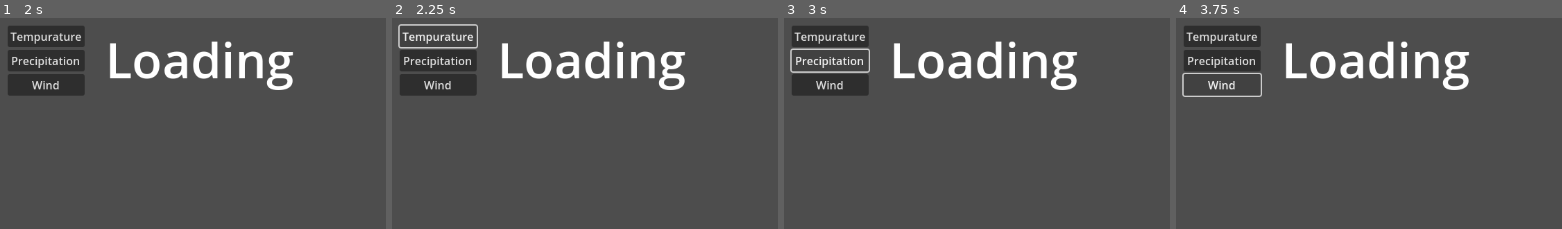
Above: before the commit, frames 1-4 (left to right).
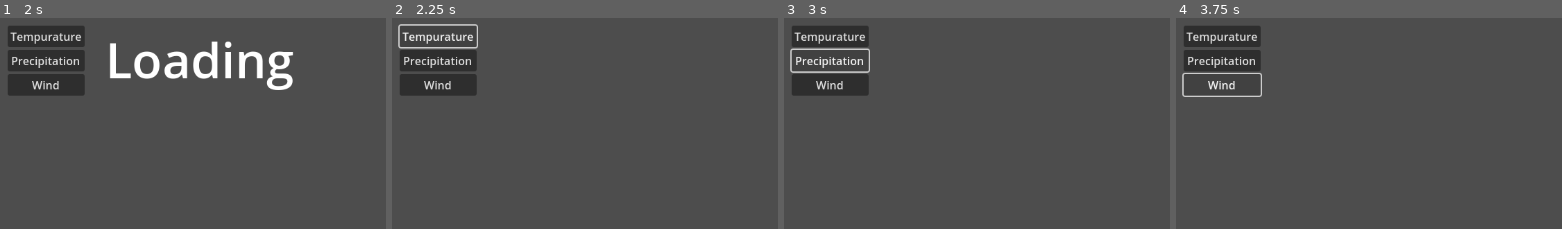
Above: after the commit, the same moments.

Repository: Shuflduf/SWeather
Game: Godot game, scene res://main.tscn
Two runs of this game, one before a commit and one after it. Both use one fixed random seed, a clock stepped at 60 frames per second and the inputs below.
Inputs:
- Up to frame 1 (2 s): click "Refresh" at 0.5 s; click "Save" at 1.25 s
- Up to frame 2 (2.25 s): click "Tempurature" at 2 s
- Up to frame 3 (3 s): click "Precipitation" at 2.75 s
- Up to frame 4 (3.75 s): click "Wind" at 3.5 s
The pictures show only the part of the screen within x 0-50%, y 0-50%; the shares and areas given below are measured in that part.

Frame 1 is identical in both runs. In frame 2, 3.5% of the frame differs, in the area x 28-76%, y 10-35%; in frame 3, 3.5%; in frame 4, 3.5%.
Error before the commit: Trying to assign value of type 'Nil' to a variable of type 'Dictionary'. (res://main.gd:71)
Error after the commit: Trying to assign value of type 'Nil' to a variable of type 'Dictionary'. (res://main.gd:74)

Commit message:
changing tabs api

Diff:
--- a/main.gd
+++ b/main.gd
@@ -2,6 +2,8 @@
 
 @onready var http: HTTPRequest = $HTTPRequest
 @onready var tabs: VBoxContainer = $MarginContainer/HBoxContainer/Tabs
+
+@export var tab: WeatherButton
 
 const url = "https://api.open-meteo.com/v1/forecast"
 
@@ -30,13 +32,14 @@
 var timezone = "Canada/Mountain"
 var celsius = true
 
+var data: Dictionary
+
 func _ready() -> void:
 	request()
 
 func request():
 	%Main.text = "Loading"
-	for i in %Forecast.get_children():
-		i.queue_free()
+
 	http.request(make_url())
 
 func make_url():
@@ -68,8 +71,13 @@
 
 func _on_http_request_request_completed(_r, _r_code, _h, body: PackedByteArray) -> void:
 	FileAccess.open("data.json", FileAccess.WRITE).store_buffer(body)
-	var data: Dictionary = JSON.parse_string(body.get_string_from_utf8())
-	%Main.text = str(data["current"]["temperature_2m"]).pad_decimals(1)
+	data = JSON.parse_string(body.get_string_from_utf8())
+	set_info()
+
+func set_info():
+	for i in %Forecast.get_children():
+		i.queue_free()
+	%Main.text = tab.format_main()
 
 	var current_day: int
 	var current_hour = Time.get_datetime_dict_from_system()
@@ -96,14 +104,18 @@
 
 		var month = MONTHS[int(full_time.substr(5, 2))]
 
-		var new_label = Label.new()
+		var new_label = RichTextLabel.new()
+		new_label.bbcode_enabled = true
+		new_label.fit_content = true
+		new_label.autowrap_mode = TextServer.AUTOWRAP_OFF
+		new_label.text += "[font_size=10]"
 		new_label.text += month + " "
 		new_label.text += day + " "
 		new_label.text += str_hour + " "
-		new_label.text += str(data["hourly"]["temperature_2m"][i]).pad_decimals(1)
-		new_label.text += str(data["hourly_units"]["temperature_2m"])
+		new_label.text += "[/font_size]"
+		new_label.text += tab.format_data(i)
 
-		%Temps.add_child(new_label)
+		%Forecast.add_child(new_label)
 
 
 func _on_refresh_button_pressed() -> void:
--- a/main.tscn
+++ b/main.tscn
@@ -1,10 +1,12 @@
-[gd_scene load_steps=4 format=3 uid="uid://cea47gh2npyxr"]
+[gd_scene load_steps=6 format=3 uid="uid://cea47gh2npyxr"]
 
 [ext_resource type="Script" path="res://main.gd" id="1_27w4e"]
 [ext_resource type="Script" path="res://weather_button.gd" id="2_4uox2"]
+[ext_resource type="Script" path="res://temperature.gd" id="2_hr3ep"]
 [ext_resource type="Script" path="res://settings.gd" id="2_swnw0"]
-
-[node name="Main" type="Control"]
+[ext_resource type="Script" path="res://precipitation.gd" id="3_w4ml4"]
+
+[node name="Main" type="Control" node_paths=PackedStringArray("tab")]
 layout_mode = 3
 anchors_preset = 15
 anchor_right = 1.0
@@ -12,6 +14,7 @@
 grow_horizontal = 2
 grow_vertical = 2
 script = ExtResource("1_27w4e")
+tab = NodePath("MarginContainer/HBoxContainer/Tabs/Temperature")
 
 [node name="HTTPRequest" type="HTTPRequest" parent="."]
 
@@ -37,14 +40,14 @@
 [node name="Temperature" type="Button" parent="MarginContainer/HBoxContainer/Tabs"]
 layout_mode = 2
 text = "Tempurature"
-script = ExtResource("2_4uox2")
+script = ExtResource("2_hr3ep")
 info = Array[String](["hourly=temperature_2m", "current=temperature_2m"])
 
 [node name="Precipitation" type="Button" parent="MarginContainer/HBoxContainer/Tabs"]
 layout_mode = 2
 text = "Precipitation"
-script = ExtResource("2_4uox2")
-info = Array[String](["hourly=precipitation", "hourly=precipitation_probability"])
+script = ExtResource("3_w4ml4")
+info = Array[String](["hourly=precipitation", "hourly=precipitation_probability", "current=precipitation"])
 
 [node name="Wind" type="Button" parent="MarginContainer/HBoxContainer/Tabs"]
 layout_mode = 2
--- /dev/null
+++ b/precipitation.gd
@@ -0,0 +1,8 @@
+extends WeatherButton
+
+
+func format_data(i: int) -> String:
+	return str(owner.data["hourly"]["precipitation_probability"][i]) + "%"
+
+func format_main() -> String:
+	return str(owner.data["current"]["precipitation"]).pad_decimals(1)
--- /dev/null
+++ b/temperature.gd
@@ -0,0 +1,8 @@
+extends WeatherButton
+
+
+func format_data(i: int) -> String:
+	return str(owner.data["hourly"]["temperature_2m"][i]).pad_decimals(1)
+
+func format_main() -> String:
+	return str(owner.data["current"]["temperature_2m"]).pad_decimals(1)
--- a/weather_button.gd
+++ b/weather_button.gd
@@ -3,5 +3,13 @@
 
 @export var info: Array[String]
 
-func format_data() -> String:
+func format_data(i: int) -> String:
 	return ""
+
+func format_main() -> String:
+	return ""
+
+func _ready() -> void:
+	pressed.connect(func():
+		owner.tab = self
+		owner.set_info())
